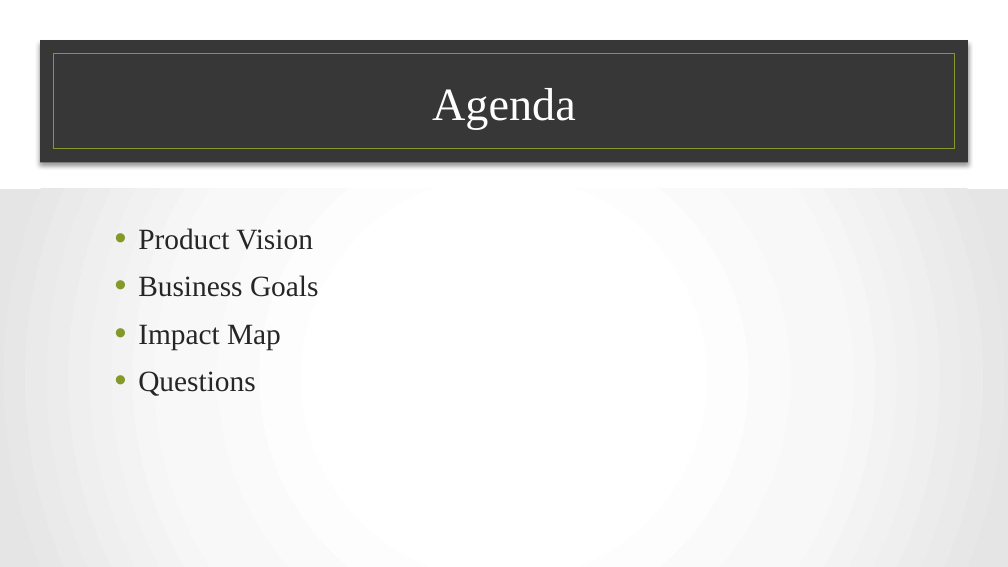
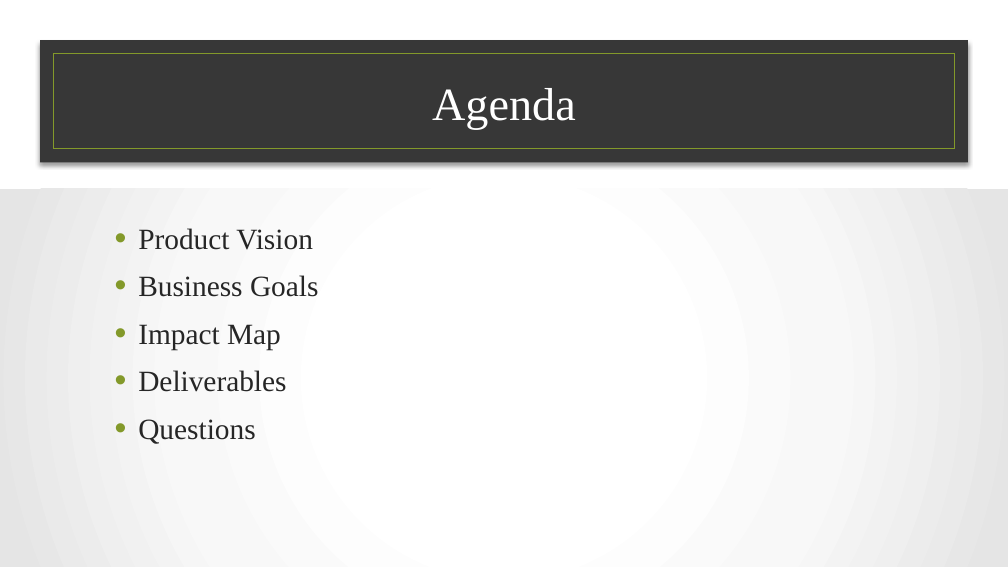
Before and after one commit to faezeh-kianimoravej/disaster-response-platform, a slide deck: slide 2 of Docs/Sprint01/DRCCS.pptx. Drawn at 1008x567 pixels with LibreOffice and Linux fonts; fonts in the diff are those of the drawing; background and template pictures are left out. Boxes give left, top, right and bottom in pixels: in the first picture for what was removed or moved away, otherwise in the second. Text is boxed around its words. In the diff, an @@ line names an element or a change of style, - is before the commit and + after.

```diff
--- a/Docs/Sprint01/DRCCS.pptx
+++ b/Docs/Sprint01/DRCCS.pptx
@@ text at [138, 370, 286, 392]: paragraph added @@
+• Deliverables
```
